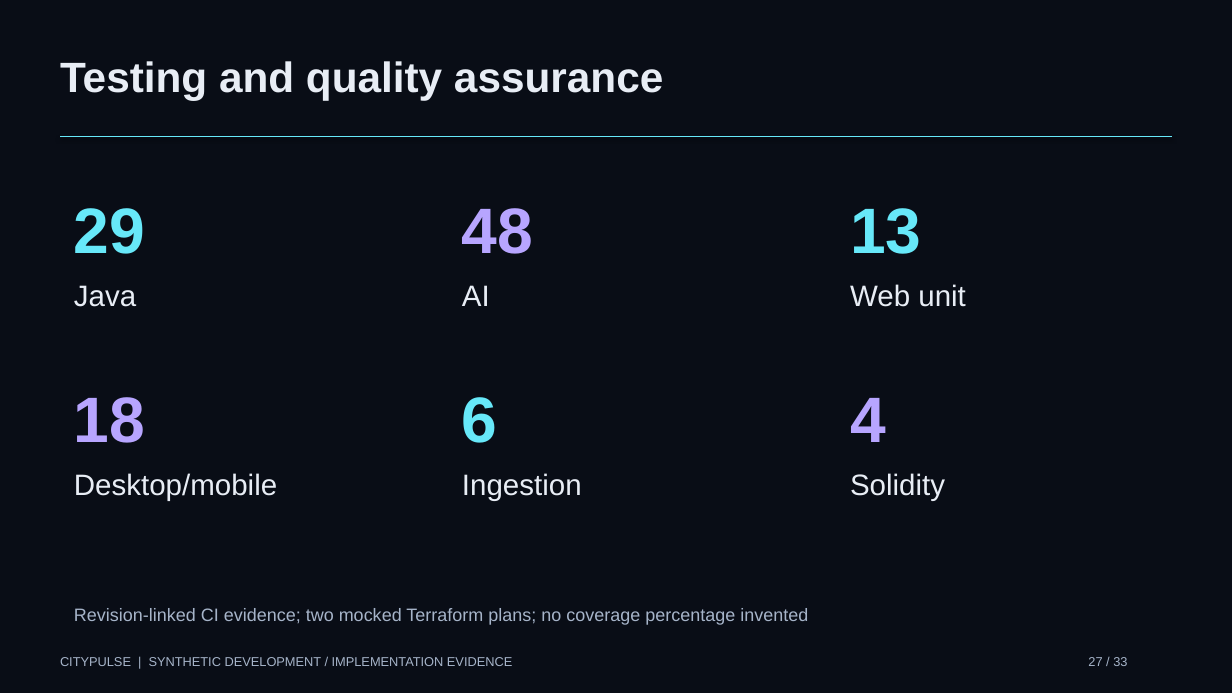
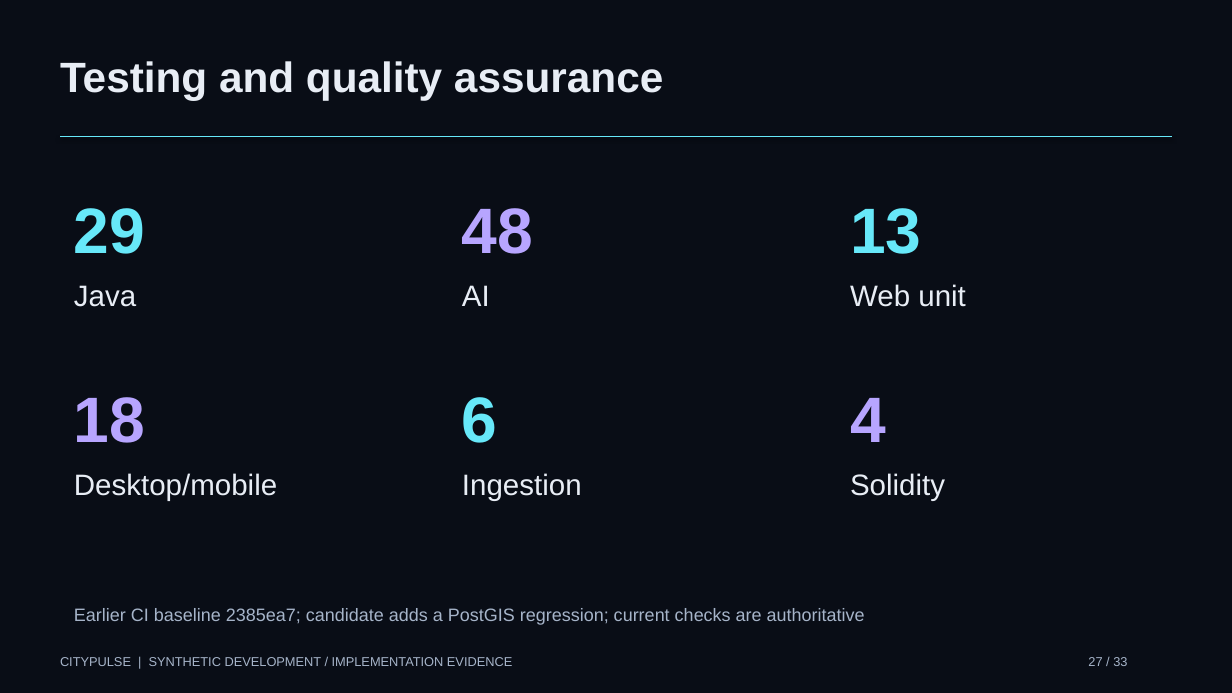
Before and after one commit to manikantbindass/CityPulse, a slide deck: slide 27 of docs/presentations/CityPulse-Project-Presentation.pptx. Drawn at 1232x693 pixels with LibreOffice and Linux fonts; fonts in the diff are those of the drawing. Boxes give left, top, right and bottom in pixels: in the first picture for what was removed or moved away, otherwise in the second. Text is boxed around its words. In the diff, an @@ line names an element or a change of style, - is before the commit and + after.

Commit message:
docs: refresh release candidate artifacts

```diff
--- a/docs/presentations/CityPulse-Project-Presentation.pptx
+++ b/docs/presentations/CityPulse-Project-Presentation.pptx
@@ text at (74, 608, 865, 625): text changed @@
-Revision-linked CI evidence; two mocked Terraform plans; no coverage percentage invented
+Earlier CI baseline 2385ea7; candidate adds a PostGIS regression; current checks are authoritative
```
Also in this commit, not shown: 11 other files.
